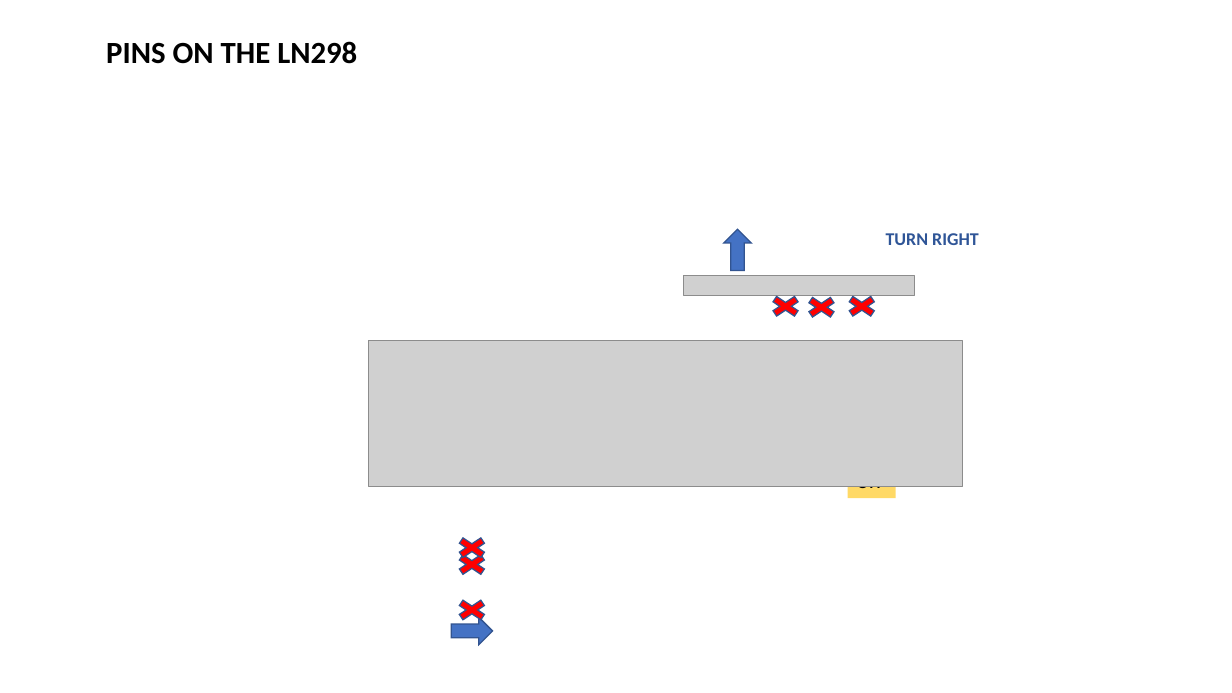
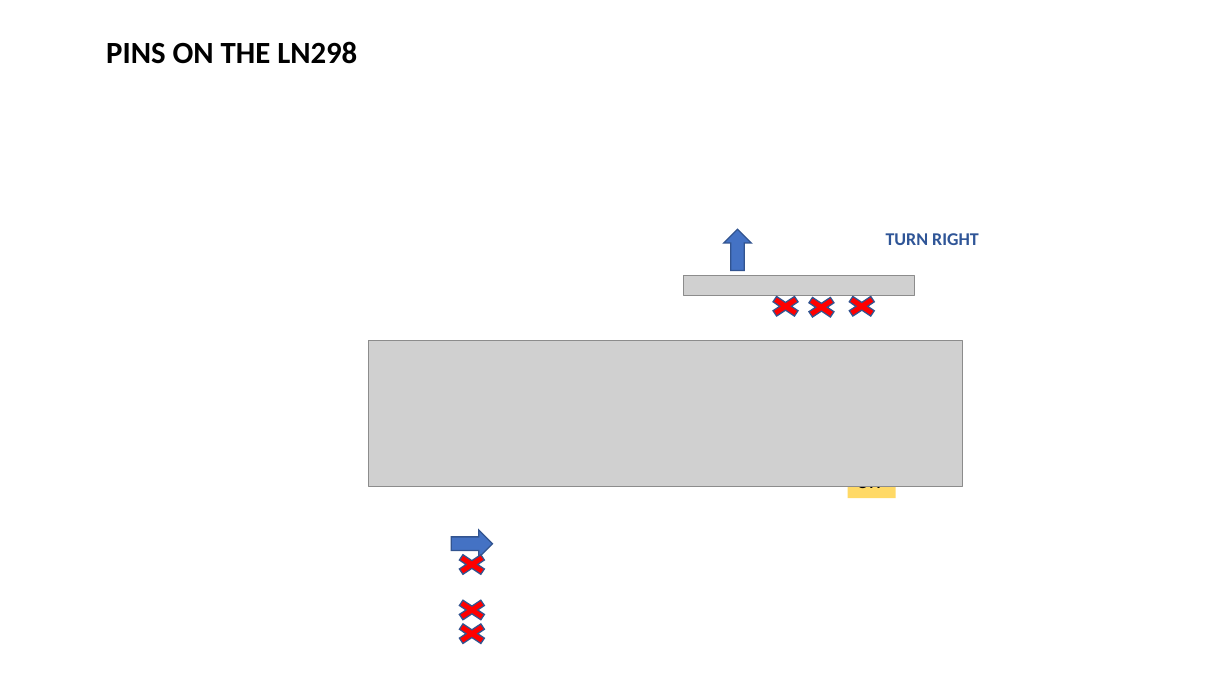
Before and after one commit to ssgoh/The-Pi-Club, a slide deck: slide 5 of Club Meetings 2023/Meeting 06 - Jun 04 2023/LN298 Wiring and Explanation.pptx. Drawn at 1232x693 pixels with LibreOffice and Linux fonts; fonts in the diff are those of the drawing; grey boxes stand for pictures; background and template pictures are left out. Boxes give left, top, right and bottom in pixels: in the first picture for what was removed or moved away, otherwise in the second. Text is boxed around its words. In the diff, an @@ line names an element or a change of style, - is before the commit and + after.

```diff
--- a/Club Meetings 2023/Meeting 06 - Jun 04 2023/LN298 Wiring and Explanation.pptx
+++ b/Club Meetings 2023/Meeting 06 - Jun 04 2023/LN298 Wiring and Explanation.pptx
@@ right arrow: place and size @@
-right arrow at (451, 617, 493, 645)
+right arrow at (451, 531, 493, 558)
@@ cross: place and size @@
-cross at (451, 534, 493, 562)
+cross at (451, 620, 493, 648)
```
Also in this commit, not shown: 2 slides added, 4 other files.
